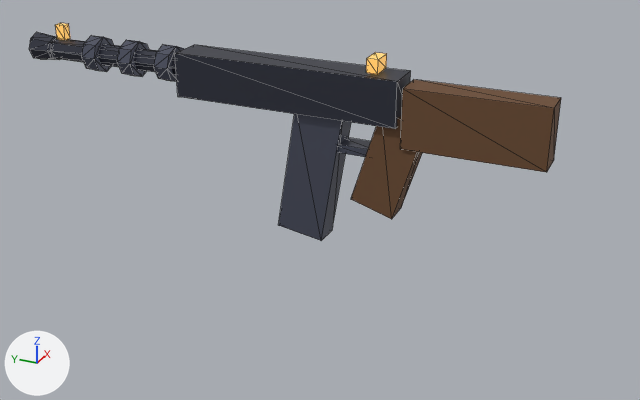
A saved change to the glTF model public/assets/models/weapon_machine_gun.glb.
The view is the same before and after, from a camera (50 mm lens) standing at (-1.661, -0.721, 0.57) and looking at (-0.018, 0.019, -0.252). The lights are fixed; the arrows at lower left show +X, +Y and +Z. The first picture is the older version. Mesh edges are drawn as thin lines. Vertices at exactly the same position are counted once.

Names of what the first picture shows: 'machine_gun'.
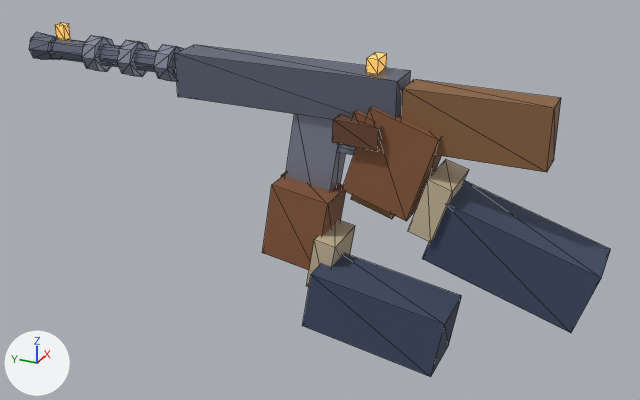
Pixel boxes [x1, y1, x2, y2] of what changed, in the pictures (640 x 400 px):
'machine_gun', recoloured, reshaped (lighter, 9% wider, 62% taller)
    before: [29, 23, 561, 241]
    after: [29, 23, 611, 377]
part 1 of me_cube, added
    after: [262, 107, 611, 377]

What changed in the scene script:
```text
Change mat_gun_metal:
    mat_gun_metal.base_color: (0.0423, 0.0467, 0.0685) -> (0.156, 0.175, 0.246)  # greyish blue #3a3d4a -> greyish blue #6e7488
Change mat_gun_metal_light:
    mat_gun_metal_light.base_color: (0.0931, 0.102, 0.147) -> (0.287, 0.314, 0.413)  # greyish blue #565a6b -> grey #9298ac
Change mat_gun_wood:
    mat_gun_wood.base_color: (0.147, 0.0685, 0.0284) -> (0.254, 0.125, 0.0513)  # brown #6b4a2f -> brown #8a6340
Add mat_hand_glove:
    mat_hand_glove = principled_material('hand_glove')
    mat_hand_glove.base_color = (0.254, 0.102, 0.0452)  # brown #8a5a3c
    mat_hand_glove.roughness = 0.78
Add mat_hand_sleeve:
    mat_hand_sleeve = principled_material('hand_sleeve')
    mat_hand_sleeve.base_color = (0.0482, 0.0685, 0.125)  # dark blue #3e4a63
    mat_hand_sleeve.roughness = 0.84
Add mat_hand_glove_dark:
    mat_hand_glove_dark = principled_material('hand_glove_dark')
    mat_hand_glove_dark.base_color = (0.147, 0.0612, 0.0296)  # brown #6b4630
    mat_hand_glove_dark.roughness = 0.8
Add mat_hand_cuff:
    mat_hand_cuff = principled_material('hand_cuff')
    mat_hand_cuff.base_color = (0.578, 0.479, 0.323)  # beige #c8b89a
    mat_hand_cuff.roughness = 0.88
Change me_cube:
    used by ob_machine_gun; location = (0.0, 0.1, 0.0)
    remove me_cube.from_pydata(...)  # 136 vertices, 224 faces; spans x -0.042..0.042, y -0.57..0.68, z -0.347..0.085
    add me_cube.from_pydata(...)  # 208 vertices, 332 faces; spans x -0.167..0.094, y -0.699..0.68, z -0.536..0.085
    me_cube part 1
    64 vertices are added at x -0.167..0.094, y -0.699..0.031, z -0.536..-0.01
    8 new vertices lie (0.125, 0.0, 0.0) away from vertices in x -0.167..-0.053, y -0.424..-0.106, z -0.536..-0.145
    36 new faces join them, mat_hand_glove (brown #8a5a3c)
    24 new faces join them, mat_hand_glove_dark (brown #6b4630)
    24 new faces join them, mat_hand_cuff (beige #c8b89a)
    24 new faces join them, mat_hand_sleeve (dark blue #3e4a63)
    add me_cube.materials.append(mat_hand_glove)  # brown #8a5a3c
    add me_cube.materials.append(mat_hand_glove_dark)  # brown #6b4630
    add me_cube.materials.append(mat_hand_cuff)  # beige #c8b89a
    add me_cube.materials.append(mat_hand_sleeve)  # dark blue #3e4a63
```
